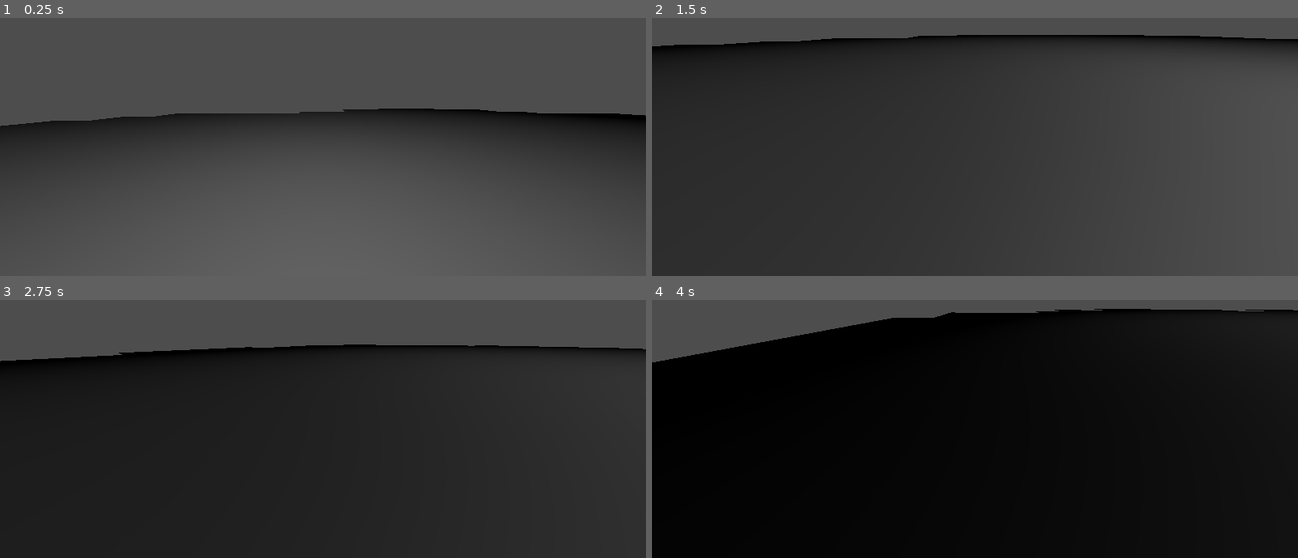
Above: before the commit, frames 1-4 (two rows, left to right).
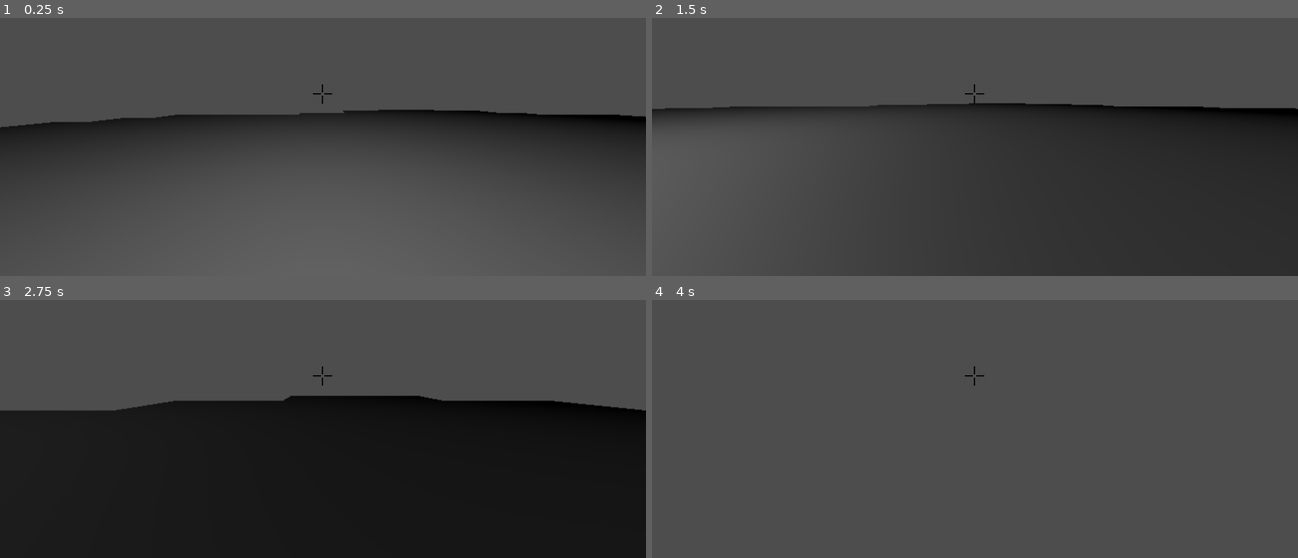
Above: after the commit, the same moments.

Repository: scicluna/crawleralpha
Game: Godot game, scene res://Test_Room.tscn
Same seed, same stepped clock (60 frames per second), same inputs: the game is played once before the commit and once after it.
Inputs (mouse positions are in pixels of both pictures, inside the frame that each line leads up to):
- Up to frame 1 (0.25 s): no input
- Up to frame 2 (1.5 s): tap Enter (ui_accept) at 0.5, 0.77 s; move the mouse to (1117, 77) at 0.52 s; hold D (strafe_right) 0.53-1.28 s; click (1117, 77) at 0.67 s; move the mouse to (942, 95) at 1.27 s; hold W (move_forward) from 1.28 s (still down)
- Up to frame 3 (2.75 s): keep holding W (move_forward); tap Enter (ui_accept) at 1.52 s; move the mouse to (335, 369) at 2.02 s
- Up to frame 4 (4 s): keep holding W (move_forward); move the mouse to (968, 382) at 2.77 s; tap Enter (ui_accept) at 3.02, 3.77 s; move the mouse to (1020, 379) at 3.52 s

The runs differ from the first frame. In frame 1, 0.6% of the frame differs, in the area x 0-100%, y 25-43%; in frame 2, 46%; in frame 3, 29%; in frame 4, 91%, in the area x 0-100%, y 3-100%.

Commit message:
dashing is far more satisfying now - added shaders for dashing and sound

Diff:
--- /dev/null
+++ b/Game/Player/Dash/dash.gdshader
@@ -0,0 +1,56 @@
+shader_type canvas_item;
+
+uniform sampler2D screen_texture : hint_screen_texture, repeat_disable, filter_linear_mipmap;
+uniform float blur_radius : hint_range(0, 1) = 0.2; // Radius of the blur effect
+uniform float blur_amount : hint_range(0, 5) = 1.0; // Strength of the blur effect
+uniform float blur_inner : hint_range(0, 1) = 0.6; // Inner edge of the blur effect
+uniform float blur_outer : hint_range(0, 1) = 0.66; // Outer edge of the blur effect
+uniform vec4 blur_color = vec4(0.0, 0.0, 1.0, 1.0); // Blue color
+uniform float line_thickness : hint_range(0, 0.05) = 0.005; // Thickness of the anime lines
+uniform float line_spacing : hint_range(10, 100) = 20.0; // Spacing of the anime lines
+uniform float line_boldness : hint_range(0, 5) = 1.0; // Boldness of the anime lines
+uniform vec4 line_color = vec4(0.0, 0.0, 0.0, 1.0); // Black color
+uniform float effect_intensity : hint_range(0, 1) = 1.0; // Intensity of the effect
+
+void fragment() {
+    // Original color of the pixel from the screen
+    vec4 pixelColor = texture(screen_texture, UV);
+
+    // Color with blur effect from the screen
+    vec4 blurColor = textureLod(screen_texture, SCREEN_UV, blur_amount);
+
+    // Calculate distance from the center of the screen
+    vec2 uv_centered = UV - vec2(0.5, 0.5);
+    float distance = length(uv_centered);
+
+    // Apply smoothstep function to control transition between areas
+    float blur = smoothstep(blur_inner - blur_radius, blur_outer, distance);
+
+    // Mix the blur color with the blur effect
+    blurColor.rgb = mix(blurColor.rgb, blur_color.rgb, blur_color.a);
+
+    // Set the alpha component of the blur effect to the smoothstep value
+    blurColor.a = blur *= effect_intensity;
+
+    // Mix colors of the blur effect with the original pixel color based on the smoothstep value
+    pixelColor.rgb = mix(pixelColor.rgb, blurColor.rgb, blur);
+
+    // Calculate the angle for anime lines originating from the center
+    float angle = atan(uv_centered.y, uv_centered.x);
+    float line_pattern = abs(sin(angle * line_spacing)) * smoothstep(0.0, line_thickness, distance);
+
+    // Enhance the line boldness
+    line_pattern = pow(line_pattern, line_boldness);
+
+    // Mask the anime lines with the blur factor
+    line_pattern *= blur;
+
+    // Apply the effect intensity
+    line_pattern *= effect_intensity;
+
+    // Blend the anime lines with the existing color
+    pixelColor.rgb = mix(pixelColor.rgb, line_color.rgb, line_pattern);
+
+    // Set the final color
+    COLOR = pixelColor;
+}
--- /dev/null
+++ b/Game/Player/Dash/dash.tres
@@ -0,0 +1,16 @@
+[gd_resource type="ShaderMaterial" load_steps=2 format=3 uid="uid://dwb6fbitn8v2b"]
+
+[ext_resource type="Shader" path="res://Player/Dash/dash.gdshader" id="1_4dh7g"]
+
+[resource]
+shader = ExtResource("1_4dh7g")
+shader_parameter/blur_radius = 0.211
+shader_parameter/blur_amount = 0.0
+shader_parameter/blur_inner = 0.744
+shader_parameter/blur_outer = 0.875
+shader_parameter/blur_color = Vector4(0, 0, 2, 1)
+shader_parameter/line_thickness = 0.018
+shader_parameter/line_spacing = 66.517
+shader_parameter/line_boldness = 2.635
+shader_parameter/line_color = Vector4(0.1, 0.1, 0.1, 1)
+shader_parameter/effect_intensity = 0.0
--- a/Game/player.gd
+++ b/Game/Player/Player.gd
@@ -10,11 +10,14 @@
 const DASH_DURATION = 0.2
 const DOUBLE_TAP_TIME = 0.2
 
-# Get the gravity from the project settings to be synced with RigidBody nodes.
 var gravity = ProjectSettings.get_setting("physics/3d/default_gravity")
 
 @onready var neck := $Pivot
 @onready var camera := $Pivot/Camera3D
+@onready var dash_effect := $Pivot/Camera3D/Dash_Blur
+@onready var dash_timer := $Dash/DashTimer
+@onready var dash_sound := $Dash/DashSound
+@onready var dash_cooldown_timer := $Dash/DashCooldown
 
 var last_tap_times = {
 	"move_forward": 0.0,
@@ -25,6 +28,9 @@
 var dashing = false
 var dash_time_left = 0.0
 var dash_direction = Vector3.ZERO
+
+func _ready():
+	dash_timer.connect("timeout", Callable(self, "_on_DashTimer_timeout"))
 
 func _unhandled_input(event: InputEvent) -> void:
 	if event is InputEventMouseButton:
@@ -44,6 +50,7 @@
 		dash_time_left -= delta
 		if dash_time_left <= 0:
 			dashing = false
+			dash_timer.start(0.5)  # Start the timer for fading out the effect
 
 	# Add the gravity.
 	if not is_on_floor():
@@ -54,7 +61,6 @@
 		velocity.y = JUMP_VELOCITY
 
 	# Get the input direction and handle the movement/deceleration.
-	# As good practice, you should replace UI actions with custom gameplay actions.
 	var input_dir = Input.get_vector("strafe_left", "strafe_right", "move_forward", "move_backward")
 	var direction = (neck.transform.basis * Vector3(input_dir.x, 0, input_dir.y)).normalized()
 
@@ -98,19 +104,33 @@
 	move_and_slide()
 
 func start_dash(direction_key):
-	dashing = true
-	dash_time_left = DASH_DURATION
+	if dash_cooldown_timer.is_stopped():  # Check if the cooldown timer is stopped
+		dash_cooldown_timer.start()  # Start the cooldown timer
+		dashing = true
+		dash_time_left = DASH_DURATION
+		dash_effect.material.set_shader_parameter("effect_intensity", 1.0)  # Enable the effect
+		dash_sound.play()
 
-	# Reset all dash timers
-	for key in last_tap_times.keys():
-		last_tap_times[key] = 0.0
+		# Reset all dash timers
+		for key in last_tap_times.keys():
+			last_tap_times[key] = 0.0
 
-	match direction_key:
-		"move_forward":
-			dash_direction = neck.transform.basis.z.normalized() * -1
-		"move_backward":
-			dash_direction = neck.transform.basis.z.normalized()
-		"strafe_left":
-			dash_direction = neck.transform.basis.x.normalized() * -1
-		"strafe_right":
-			dash_direction = neck.transform.basis.x.normalized()
+		match direction_key:
+			"move_forward":
+				dash_direction = neck.transform.basis.z.normalized() * -1
+			"move_backward":
+				dash_direction = neck.transform.basis.z.normalized()
+			"strafe_left":
+				dash_direction = neck.transform.basis.x.normalized() * -1
+			"strafe_right":
+				dash_direction = neck.transform.basis.x.normalized()
+
+func _on_DashTimer_timeout():
+	var effect_intensity = dash_effect.material.get_shader_parameter("effect_intensity")
+	if effect_intensity > 0.0:
+		effect_intensity -= 0.1
+		dash_effect.material.set_shader_parameter("effect_intensity", effect_intensity)
+		dash_timer.start(0.05)  # Continue fading out
+	else:
+		dash_effect.material.set_shader_parameter("effect_intensity", 0.0)  # Ensure it's fully off
+		dash_timer.stop()
--- a/Game/player.tscn
+++ b/Game/Player/player.tscn
@@ -1,6 +1,9 @@
-[gd_scene load_steps=4 format=3 uid="uid://cra5h5u0q4r6f"]
+[gd_scene load_steps=7 format=3 uid="uid://cra5h5u0q4r6f"]
 
-[ext_resource type="Script" path="res://Player.gd" id="1_ee71i"]
+[ext_resource type="Script" path="res://Player/Player.gd" id="1_ee71i"]
+[ext_resource type="Texture2D" uid="uid://cty811f04015i" path="res://Assets/UI/crosshair.webp" id="2_s07q3"]
+[ext_resource type="Material" uid="uid://dwb6fbitn8v2b" path="res://Player/Dash/dash.tres" id="3_dgd7l"]
+[ext_resource type="AudioStream" uid="uid://b4ssdi83dj3xl" path="res://Assets/Sound/mixkit-arrow-whoosh-1491.wav" id="4_piykr"]
 
 [sub_resource type="CapsuleMesh" id="CapsuleMesh_1nq4e"]
 height = 1.5
@@ -18,6 +21,24 @@
 [node name="CollisionShape3D" type="CollisionShape3D" parent="."]
 shape = SubResource("ConvexPolygonShape3D_8hrn1")
 
+[node name="CanvasLayer" type="CanvasLayer" parent="."]
+
+[node name="Crosshair" type="TextureRect" parent="CanvasLayer"]
+anchors_preset = 8
+anchor_left = 0.5
+anchor_top = 0.5
+anchor_right = 0.5
+anchor_bottom = 0.5
+offset_left = -20.0
+offset_top = -20.0
+offset_right = 20.0
+offset_bottom = 20.0
+grow_horizontal = 2
+grow_vertical = 2
+texture = ExtResource("2_s07q3")
+expand_mode = 2
+stretch_mode = 5
+
 [node name="Pivot" type="Node3D" parent="."]
 transform = Transform3D(1, 0, 0, 0, 1, 0, 0, 0, 1, 0, 0.159551, 0)
 
@@ -25,3 +46,25 @@
 doppler_tracking = 2
 current = true
 fov = 89.5
+
+[node name="Dash_Blur" type="ColorRect" parent="Pivot/Camera3D"]
+material = ExtResource("3_dgd7l")
+anchors_preset = 15
+anchor_right = 1.0
+anchor_bottom = 1.0
+offset_bottom = 4.0
+grow_horizontal = 2
+grow_vertical = 2
+
+[node name="Dash" type="Node" parent="."]
+
+[node name="DashTimer" type="Timer" parent="Dash"]
+
+[node name="DashSound" type="AudioStreamPlayer" parent="Dash"]
+stream = ExtResource("4_piykr")
+volume_db = -17.672
+pitch_scale = 1.07
+
+[node name="DashCooldown" type="Timer" parent="Dash"]
+wait_time = 0.4
+one_shot = true
--- a/Game/Test_Room.tscn
+++ b/Game/Test_Room.tscn
@@ -1,6 +1,6 @@
 [gd_scene load_steps=3 format=3 uid="uid://d2bn76ausil4o"]
 
-[ext_resource type="PackedScene" uid="uid://cra5h5u0q4r6f" path="res://Player.tscn" id="1_p4vjc"]
+[ext_resource type="PackedScene" uid="uid://cra5h5u0q4r6f" path="res://Player/player.tscn" id="1_p4vjc"]
 [ext_resource type="MeshLibrary" uid="uid://cni8g8xxikebk" path="res://Meshes/Meshes.tres" id="2_y7kst"]
 
 [node name="Test_Room" type="Node3D"]
Not shown, added: Game/Assets/Sound/fast-whoosh-118248.mp3.import
Not shown, added: Game/Assets/Sound/mixkit-arrow-whoosh-1491.wav.import
Binary file added: Game/Assets/UI/crosshair.webp
Not shown, added: Game/Assets/UI/crosshair.webp.import
Not shown, added: Game/Assets/Sound/fast-whoosh-118248.mp3
Not shown, added: Game/Assets/Sound/mixkit-arrow-whoosh-1491.wav
Not shown, added: Game/Player/pla138D.tmp
Not shown, added: Game/Player/pla448A.tmp
Not shown, added: Game/Player/pla82BE.tmp
